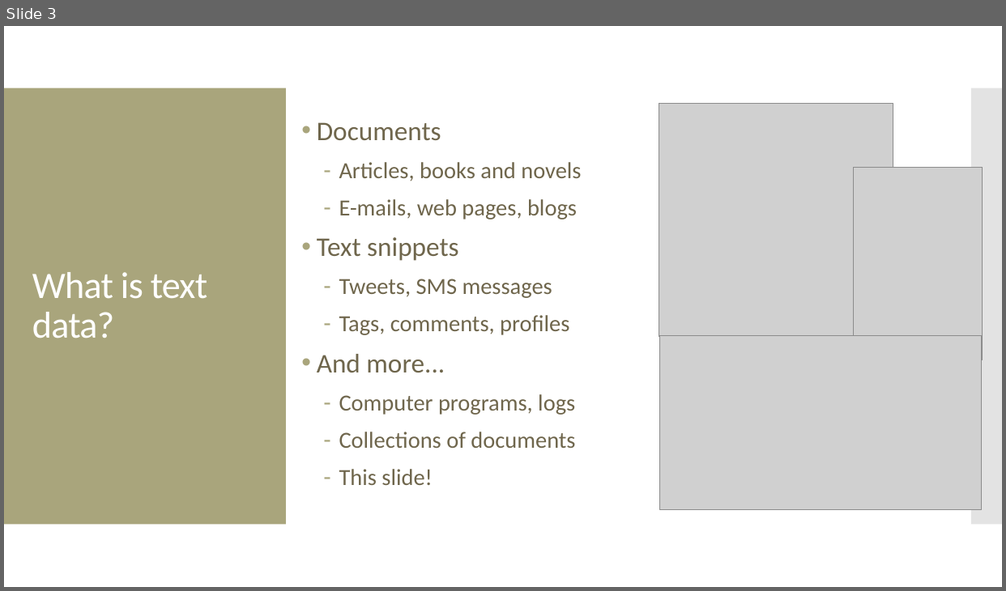
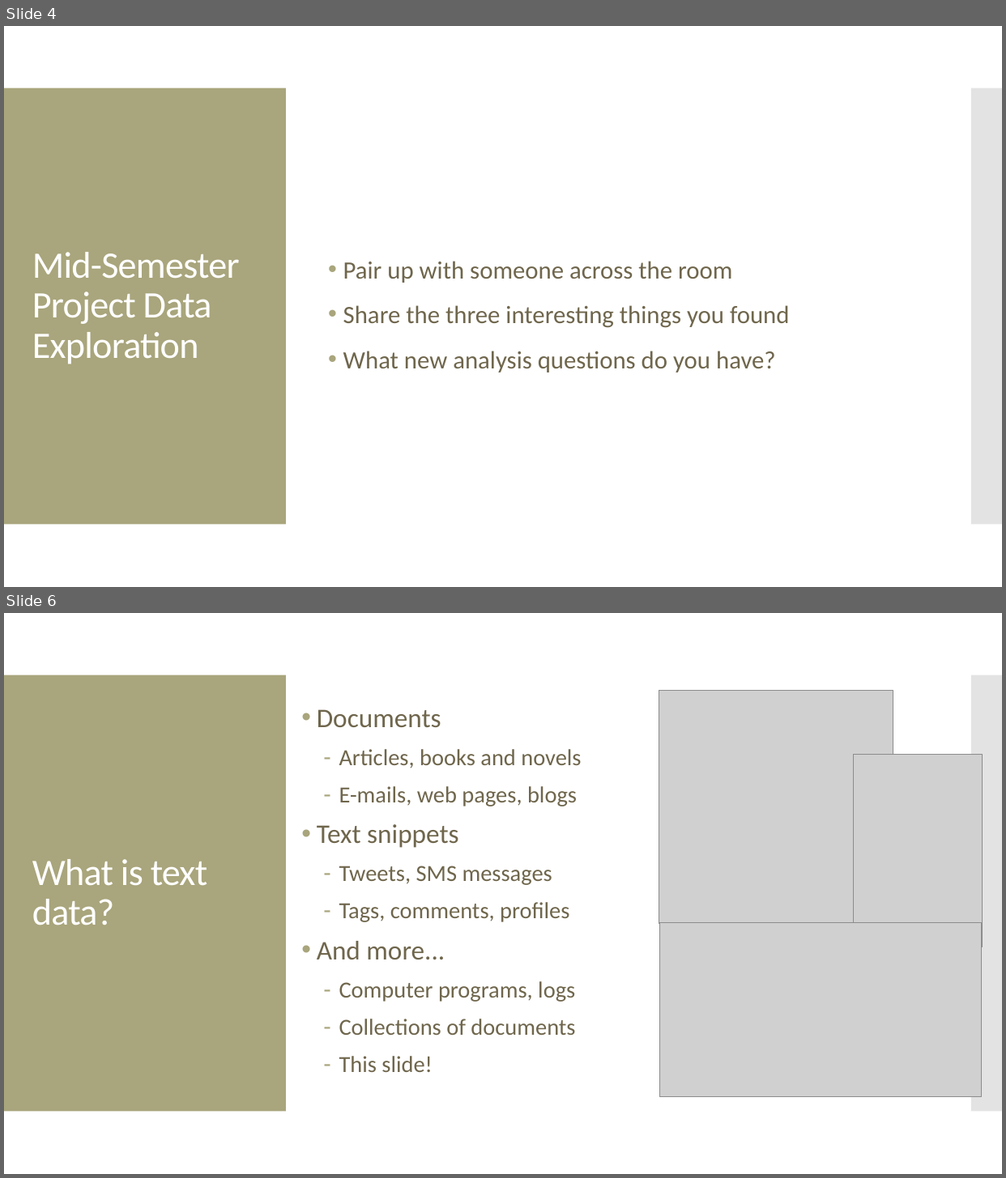
Before and after one commit to amosca01/SDS-CSC109, a slide deck: slides/13-text.pptx. Shown one above the other, each under a label of ours: slide 3 before the commit, slides 4 and 6 after it; the slides between them are not shown. The pictures are 1006x591 and 1006x1178 pixels, drawn with LibreOffice and Linux fonts; fonts in the diff are those of the drawing; grey boxes stand for pictures. Boxes give left, top, right and bottom in pixels: in the first picture for what was removed or moved away, otherwise in the second. Text is boxed around its words. In the diff, an @@ line names an element or a change of style, - is before the commit and + after.

```diff
--- a/slides/13-text.pptx
+++ b/slides/13-text.pptx
@@ slide 4 added at [4, 26, 1002, 587], background #FFFFFF; not listed: 2 template elements that a slide beside it also shows @@
@@ title added at [32, 252, 240, 365], 36 pt, text #FFFFFF @@
+Mid-Semester Project Data Exploration
@@ text added at [343, 261, 790, 373], 24 pt, text #6F664C @@
+• Pair up with someone across the room
+• Share the three interesting things you found
+• What new analysis questions do you have?
@@ what was slide 3 is now slide 6 @@
```
Also in this commit, not shown: 3 slides changed, 5 other slides added, 2 slides removed, 3 other files.
